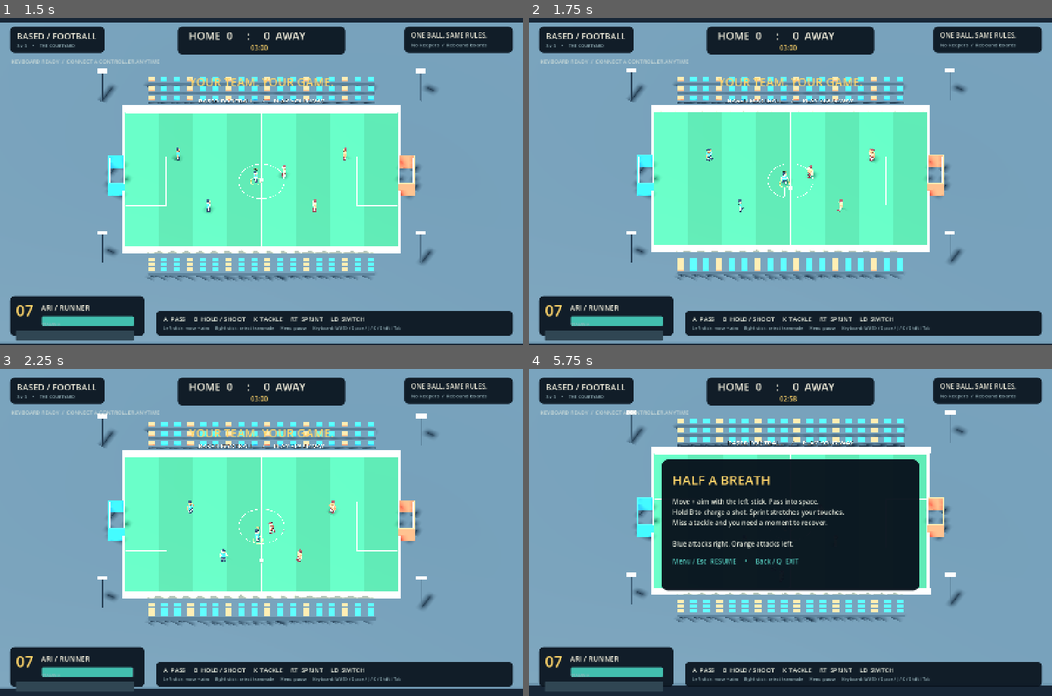
Above: before the commit, frames 1-4 (two rows, left to right).
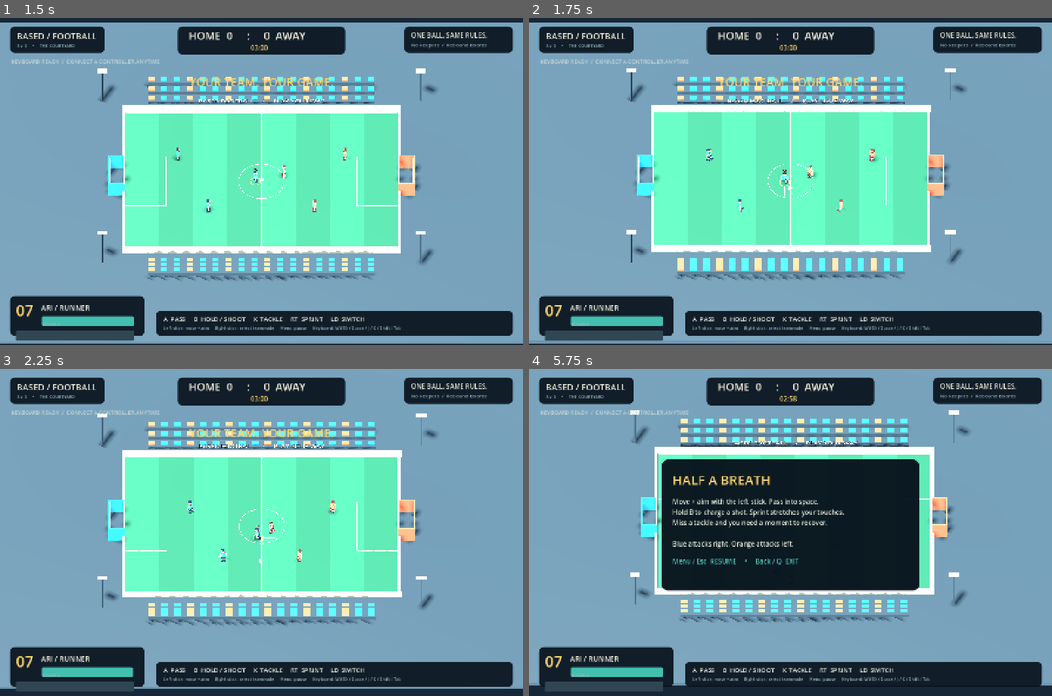
Above: after the commit, the same moments.

Repository: dangalg/BasedFootball
Game: Godot game, scene res://scenes/match.tscn
The game is run twice, just before and just after one commit, with the same random seed, the same clock (stepped at 60 frames per second) and the same inputs.
Inputs (mouse positions are in pixels of both pictures, inside the frame that each line leads up to):
- Up to frame 1 (1.5 s): tap Enter (confirm) at 0.5 s; move the mouse to (376, 165) at 0.52 s; hold D (right) 0.53-1.28 s; hold Enter (confirm) 0.53-1.28 s; click (376, 165) at 0.67 s; tap Space (pass) at 0.8, 1.35 s; move the mouse to (156, 197) at 1.27 s; hold S (down) from 1.28 s (still down)
- Up to frame 2 (1.75 s): keep holding S (down); tap J (shoot) at 1.55 s
- Up to frame 3 (2.25 s): move the mouse to (313, 460) at 2.02 s; release S (down) at 2.03 s; hold D (right) from 2.03 s (still down); hold Shift (sprint) from 2.03 s (still down); tap J (shoot) at 2.1 s
- Up to frame 4 (5.75 s): move the mouse to (764, 597) at 2.77 s; release D (right) at 2.78 s; release Shift (sprint) at 2.78 s; hold W (up) 2.78-3.53 s; tap Shift (sprint) at 2.85 s; click (764, 597) at 2.92 s; tap Tab (switch) at 3.05, 3.6 s; move the mouse to (947, 581) at 3.52 s; hold A (left) 3.53-5.03 s; tap K (tackle) at 3.8, 4.35 s; tap Escape (pause) at 4.15 s; move the mouse to (633, 483) at 4.27 s; tap Enter (confirm) at 4.55 s; move the mouse to (816, 532) at 5.02 s; hold S (down) from 5.03 s (still down); hold Enter (confirm) from 5.03 s (still down); click (816, 532) at 5.17 s; tap Space (pass) at 5.3 s

Frame 1 is identical in both runs. In frame 2, 0.3% of the frame differs, in the area x 18-82%, y 15-81%; in frame 3, 0.9%; in frame 4, 4.5%, in the area x 18-85%, y 12-78%.

Commit message:
Improve physical ball control through tight turns

Diff:
--- a/scripts/player.gd
+++ b/scripts/player.gd
@@ -28,6 +28,8 @@
 var step_phase: float = 0.0
 var tackle_remaining: float = 0.0
 var match_touches: int = 0
+var close_control_ball: FootballBall
+var close_control_remaining: float = 0.0
 
 func _ready() -> void:
 	# Movement forces must remain responsive after a player stands still.
@@ -86,6 +88,7 @@
 	tackle_cooldown = maxf(0.0, tackle_cooldown - delta)
 	touch_cooldown = maxf(0.0, touch_cooldown - delta)
 	tackle_remaining = maxf(0.0, tackle_remaining - delta)
+	close_control_remaining = maxf(0.0, close_control_remaining - delta)
 	active_seconds += delta
 	if sprint and intent.length_squared() > 0.1:
 		energy = maxf(0.0, energy - delta * 0.07 / stamina_trait)
@@ -107,13 +110,30 @@
 
 func _integrate_forces(state: PhysicsDirectBodyState3D) -> void:
 	var speed := pace if sprint and energy > 0.05 else pace * 0.66
+	var horizontal := Vector3(state.linear_velocity.x, 0, state.linear_velocity.z)
+	# Ease into a turn only while a recent physical touch is still in foot reach.
+	if close_control_remaining > 0.0 and is_instance_valid(close_control_ball) and close_control_ball.last_touch_id == player_id and not (sprint and energy > 0.05):
+		speed *= _turn_speed_scale(close_control_ball, horizontal)
 	var desired := intent.limit_length(1.0) * speed
 	if tackle_remaining > 0.0:
 		desired = aim * 7.3
-	var horizontal := Vector3(state.linear_velocity.x, 0, state.linear_velocity.z)
 	var acceleration := (desired - horizontal) * 7.5
 	# The cap preserves collision response and prevents instant direction changes.
 	state.apply_central_force(acceleration.limit_length(24.0) * mass)
+
+func _turn_speed_scale(ball: FootballBall, velocity: Vector3) -> float:
+	if intent.length_squared() < 0.01 or not reach_ball(ball, 1.08) or ball.global_position.y > 0.65:
+		return 1.0
+	var ball_velocity := Vector3(ball.linear_velocity.x, 0, ball.linear_velocity.z)
+	if (ball_velocity - velocity).length() > 5.5:
+		return 1.0
+	var direction := intent.normalized()
+	var offset := ball.global_position - global_position
+	offset.y = 0
+	var angle := acos(clampf(offset.normalized().dot(direction), -1.0, 1.0))
+	if velocity.length_squared() > 0.25:
+		angle = maxf(angle, acos(clampf(velocity.normalized().dot(direction), -1.0, 1.0)))
+	return lerpf(1.0, 0.42, smoothstep(0.4, 1.6, angle))
 
 func reach_ball(ball: FootballBall, distance: float = 1.15) -> bool:
 	var difference := ball.global_position - global_position
@@ -127,6 +147,7 @@
 	var impulse := (target - ball.linear_velocity) * ball.mass
 	ball.touch(team, player_id, impulse, Vector3(0, -0.1, 0))
 	kick_cooldown = 0.42
+	close_control_remaining = 0.0
 	touch_cooldown = 0.3
 	match_touches += 1
 	return true
@@ -161,18 +182,21 @@
 		var contact_direction := relative.normalized() if relative.length() > 0.1 else direction
 		if stick > 0.05:
 			var angle := contact_direction.signed_angle_to(direction, Vector3.UP)
-			contact_direction = contact_direction.rotated(Vector3.UP, clampf(angle, -0.4, 0.4))
-		var foot_target := contact_direction * 0.8
-		var requested_velocity := intent.limit_length(1.0) * pace * 0.66
-		var carry_velocity := player_velocity.lerp(requested_velocity, 0.3)
-		var correction := ((foot_target - relative) * 7.0).limit_length(3.5)
+			contact_direction = contact_direction.rotated(Vector3.UP, clampf(angle, -0.65, 0.65))
+		var foot_target := contact_direction * 0.76
+		var requested_velocity := intent.limit_length(1.0) * pace * 0.66 * _turn_speed_scale(ball, player_velocity)
+		var carry_velocity := player_velocity.lerp(requested_velocity, 0.15)
+		var correction := ((foot_target - relative) * 10.0).limit_length(4.5)
 		target_velocity = carry_velocity + correction
-		impulse_limit = 0.6 * touch_skill
-		touch_cooldown = 0.055
+		impulse_limit = 0.8 * touch_skill
+		touch_cooldown = 0.045
 	var impulse := (target_velocity - ball_velocity) * ball.mass
 	if impulse.length_squared() < 0.0001:
 		return false
 	ball.touch(team, player_id, impulse.limit_length(impulse_limit))
+	if not is_sprinting:
+		close_control_ball = ball
+		close_control_remaining = 0.12
 	match_touches += 1
 	return true
 
@@ -180,6 +204,7 @@
 	if tackle_cooldown > 0.0:
 		return false
 	tackle_cooldown = 1.15
+	close_control_remaining = 0.0
 	tackle_remaining = 0.16
 	apply_central_impulse(aim * mass * 1.5)
 	if reach_ball(ball, 1.25):
--- a/tests/dribble_acceptance.gd
+++ b/tests/dribble_acceptance.gd
@@ -23,9 +23,12 @@
 var fixture_touch_count: int = 0
 var tackle_max_distance: float = 0.0
 var tackle_recorded: bool = false
-
-const DURATIONS := [1.0, 4.0, 3.0, 3.0, 1.5, 1.5, 1.5, 1.0, 0.65, 0.25]
-const NAMES := ["settle", "walk", "turn_left", "turn_right", "stop", "sprint", "settle_for_challenge", "tackle", "out_of_reach", "airborne"]
+var stage_start_position := Vector3.ZERO
+var reverse_position: Array = []
+var max_steady_gap: float = 0.0
+
+const DURATIONS := [1.0, 1.65, 1.3, 1.3, 1.6, 1.5, 1.5, 1.5, 1.0, 0.65, 0.25]
+const NAMES := ["settle", "full_stick_carry", "turn_left", "turn_right", "reverse_180", "stop", "sprint", "settle_for_challenge", "tackle", "out_of_reach", "airborne"]
 
 func begin(match_node: Node3D) -> void:
 	game = match_node
@@ -48,11 +51,11 @@
 	if evidence_dir.is_empty():
 		evidence_dir = ProjectSettings.globalize_path("res://evidence")
 	DirAccess.make_dir_recursive_absolute(evidence_dir)
-	game.hud.status.text = "DRIBBLE TEST  /  HARDWARE INPUT DISABLED"
-	_fixture(Vector3(-8, 0.06, 4), Vector3(0.8, 0.3, 0))
+	game.hud.status.text = "FULL-STICK TIGHT-TURN TEST  /  HARDWARE INPUT DISABLED"
+	_fixture(Vector3(-8, 0.06, 4), Vector3(0.76, 0.3, 0))
 	starting_position = carrier.global_position
 	_next_stage()
-	print("DRIBBLE_ACCEPTANCE_STARTED: one isolated rendered sequence; production physics; no injected gamepad input")
+	print("DRIBBLE_ACCEPTANCE_STARTED: one off-screen full-stick sequence; 90-degree turns and 180-degree reversal; production physics; no injected gamepad input")
 
 func _fixture(player_position: Vector3, ball_offset: Vector3) -> void:
 	carrier.global_position = player_position
@@ -64,6 +67,7 @@
 	carrier.touch_cooldown = 0
 	carrier.kick_cooldown = 0
 	carrier.energy = 1
+	carrier.close_control_remaining = 0
 	carrier.reset_physics_interpolation()
 	game.ball.global_position = player_position + ball_offset
 	game.ball.linear_velocity = Vector3.ZERO
@@ -82,29 +86,33 @@
 			return
 	var direction := Vector3.ZERO
 	if stage == 1 or stage == 3:
-		direction = Vector3.RIGHT * 0.42
+		direction = Vector3.RIGHT
 	elif stage == 2:
-		direction = Vector3.FORWARD * 0.42
-	elif stage == 5:
+		direction = Vector3.FORWARD
+	elif stage == 4:
+		direction = Vector3.LEFT
+	elif stage == 6:
 		direction = Vector3.RIGHT
 	carrier.intent = direction
-	carrier.sprint = stage == 5
+	carrier.sprint = stage == 6
 	if direction.length_squared() > 0.01:
 		carrier.aim = direction.normalized()
 	carrier.dribble(game.ball)
 	var offset: Vector3 = game.ball.global_position - carrier.global_position
 	offset.y = 0
 	var distance := offset.length()
-	if stage >= 1 and stage <= 3:
+	if stage >= 1 and stage <= 4:
 		close_control_max_distance = maxf(close_control_max_distance, distance)
 		walk_distance_sum += distance
 		walk_samples += 1
-	if stage == 5:
+	if stage == 1:
+		max_steady_gap = maxf(max_steady_gap, distance)
+	if stage == 6:
 		sprint_max_distance = maxf(sprint_max_distance, distance)
-	if stage == 7:
+	if stage == 8:
 		tackle_max_distance = maxf(tackle_max_distance, distance)
 	if Engine.get_physics_frames() % 12 == 0:
-		samples.append({"stage": NAMES[stage], "time": snappedf(elapsed, 0.001), "gap": distance, "ball_speed": game.ball.linear_velocity.length(), "player": _vector(carrier.global_position), "ball": _vector(game.ball.global_position)})
+		samples.append({"stage": NAMES[stage], "time": snappedf(elapsed, 0.001), "gap": distance, "ball_speed": game.ball.linear_velocity.length(), "player_speed": Vector3(carrier.linear_velocity.x, 0, carrier.linear_velocity.z).length(), "stick": direction.length(), "player": _vector(carrier.global_position), "ball": _vector(game.ball.global_position)})
 
 func _process(_delta: float) -> void:
 	if game == null or finished:
@@ -120,23 +128,24 @@
 		_complete()
 		return
 	game.hud.flash("DRIBBLE CHECK / " + str(NAMES[stage]).to_upper(), float(DURATIONS[stage]))
-	if stage == 6:
+	stage_start_position = carrier.global_position
+	if stage == 7:
 		# Separate challenge fixture: settle a nearby ball, then tackle it away.
 		_fixture(Vector3(0, 0.06, 0), Vector3(0.8, 0.3, 0))
-	elif stage == 7:
+	elif stage == 8:
 		challenger.global_position = Vector3(game.ball.global_position.x, 0.06, game.ball.global_position.z + 0.85)
 		challenger.freeze = false
 		challenger.aim = Vector3.FORWARD
 		challenger.intent = Vector3.ZERO
 		challenger.tackle_cooldown = 0
 		tackle_recorded = challenger.tackle(game.ball)
-	elif stage == 8:
+	elif stage == 9:
 		challenger.freeze = true
 		challenger.global_position = Vector3(12, 0.06, -9)
 		_fixture(Vector3(0, 0.06, 0), Vector3(1.6, 0.3, 0))
 		game.ball.linear_velocity = Vector3(3, 0, 0)
 		fixture_touch_count = game.ball.touches
-	elif stage == 9:
+	elif stage == 10:
 		_fixture(Vector3(0, 0.06, 0), Vector3(0.8, 1.5, 0))
 		game.ball.linear_velocity = Vector3(0, 2, 0)
 		fixture_touch_count = game.ball.touches
@@ -145,29 +154,34 @@
 	var offset: Vector3 = game.ball.global_position - carrier.global_position
 	offset.y = 0
 	if stage == 1:
-		checks["walking_moves_player"] = carrier.global_position.x - starting_position.x > 5.0
+		checks["full_stick_carry_moves_player"] = carrier.global_position.x - starting_position.x > 5.0
 	if stage in [1, 2, 3]:
 		turn_positions.append(_vector(carrier.global_position))
 		_capture(str(NAMES[stage]))
 	if stage == 4:
+		reverse_position = _vector(carrier.global_position)
+		checks["reversal_moves_backwards"] = carrier.global_position.x < stage_start_position.x - 3.0
+		checks["reversal_finishes_with_ball"] = carrier.reach_ball(game.ball)
+		_capture("reverse_180")
+	if stage == 5:
 		stop_distance = offset.length()
 		stop_ball_speed = Vector3(game.ball.linear_velocity.x, 0, game.ball.linear_velocity.z).length()
 		checks["stop_within_kicking_reach"] = carrier.reach_ball(game.ball)
 		checks["stop_settles_ball"] = stop_ball_speed < 0.35
 		_capture("stop")
-	if stage == 5:
+	if stage == 6:
 		_capture("sprint")
-	if stage == 7:
+	if stage == 8:
 		checks["opponent_tackle_breaks_possession"] = tackle_recorded and tackle_max_distance > 1.3 and game.ball.last_touch_team == 1
 		_capture("tackle")
-	if stage == 8:
+	if stage == 9:
 		checks["out_of_reach_ball_stays_free"] = game.ball.touches == fixture_touch_count and offset.length() > 2.3
-	if stage == 9:
+	if stage == 10:
 		checks["airborne_ball_stays_free"] = game.ball.touches == fixture_touch_count
 
 func _capture(label: String) -> void:
 	# Preserve the last rendered frame before the next fixture is installed.
-	var path := evidence_dir.path_join("dribble_%s.png" % label)
+	var path := evidence_dir.path_join("tight_turn_%s.png" % label)
 	if get_viewport().get_texture().get_image().save_png(path) == OK:
 		images.append(path)
 
@@ -176,19 +190,19 @@
 	carrier.intent = Vector3.ZERO
 	await RenderingServer.frame_post_draw
 	var walk_average := walk_distance_sum / maxi(walk_samples, 1)
-	checks["walk_and_turns_keep_ball_close"] = close_control_max_distance < 1.15
-	checks["left_turn_moves_upfield"] = float(turn_positions[1][2]) < float(turn_positions[0][2]) - 4.0
-	checks["right_turn_moves_across_field"] = float(turn_positions[2][0]) > float(turn_positions[1][0]) + 4.0
+	checks["full_stick_turns_keep_ball_in_kicking_reach"] = close_control_max_distance < 1.15
+	checks["left_turn_moves_upfield"] = float(turn_positions[1][2]) < float(turn_positions[0][2]) - 3.0
+	checks["right_turn_moves_across_field"] = float(turn_positions[2][0]) > float(turn_positions[1][0]) + 3.0
 	checks["sprint_touches_are_longer"] = sprint_max_distance > walk_average + 0.08
-	checks["rendered_evidence"] = images.size() == 6
+	checks["rendered_evidence"] = images.size() == 7
 	var passed := true
 	for value in checks.values():
 		passed = passed and bool(value)
-	var report := {"pass": passed, "checks": checks, "close_control_max_gap": close_control_max_distance, "close_control_mean_gap": walk_average, "stop_gap": stop_distance, "stop_ball_speed": stop_ball_speed, "sprint_max_gap": sprint_max_distance, "tackle_max_gap": tackle_max_distance, "turn_positions": turn_positions, "screenshots": images, "hardware_input_disabled": true, "game …(72 unchanged characters)…
-	var file := FileAccess.open(evidence_dir.path_join("dribble-acceptance.json"), FileAccess.WRITE)
+	var report := {"pass": passed, "checks": checks, "normal_stick_strength": 1.0, "close_control_max_gap": close_control_max_distance, "close_control_mean_gap": walk_average, "steady_carry_max_gap": max_steady_gap, "stop_gap": stop_distance, "stop_ball_speed": stop_ball_speed, "sprint_max_gap": sprint_max_distance, "tackle_max_gap": tackle_max_distance, "turn_positions": turn_positions, "reverse_position": reverse_position, "screenshots": images, "window_position": [DisplayServer.window_get_position().x, DisplayServer.window_get_position().y], "hardware_input_disabled": true, "game …(72 unchanged characters)…
+	var file := FileAccess.open(evidence_dir.path_join("tight-turn-acceptance.json"), FileAccess.WRITE)
 	file.store_string(JSON.stringify(report, "\t"))
 	file.close()
-	var trace := FileAccess.open(evidence_dir.path_join("dribble-trace.json"), FileAccess.WRITE)
+	var trace := FileAccess.open(evidence_dir.path_join("tight-turn-trace.json"), FileAccess.WRITE)
 	trace.store_string(JSON.stringify(samples, "\t"))
 	trace.close()
 	print("DRIBBLE_ACCEPTANCE_RESULT: " + JSON.stringify(report))
Not shown, changed: README.md
Not shown, changed: VERIFICATION.md
